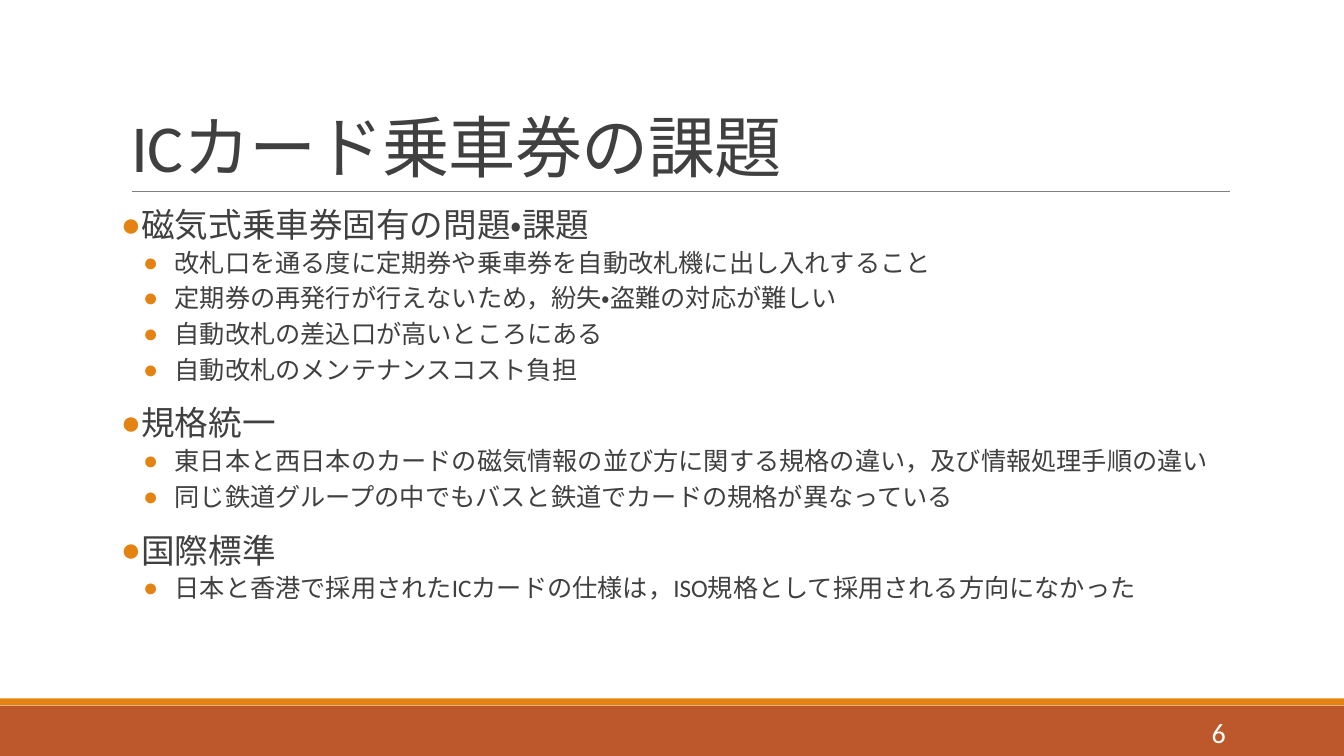
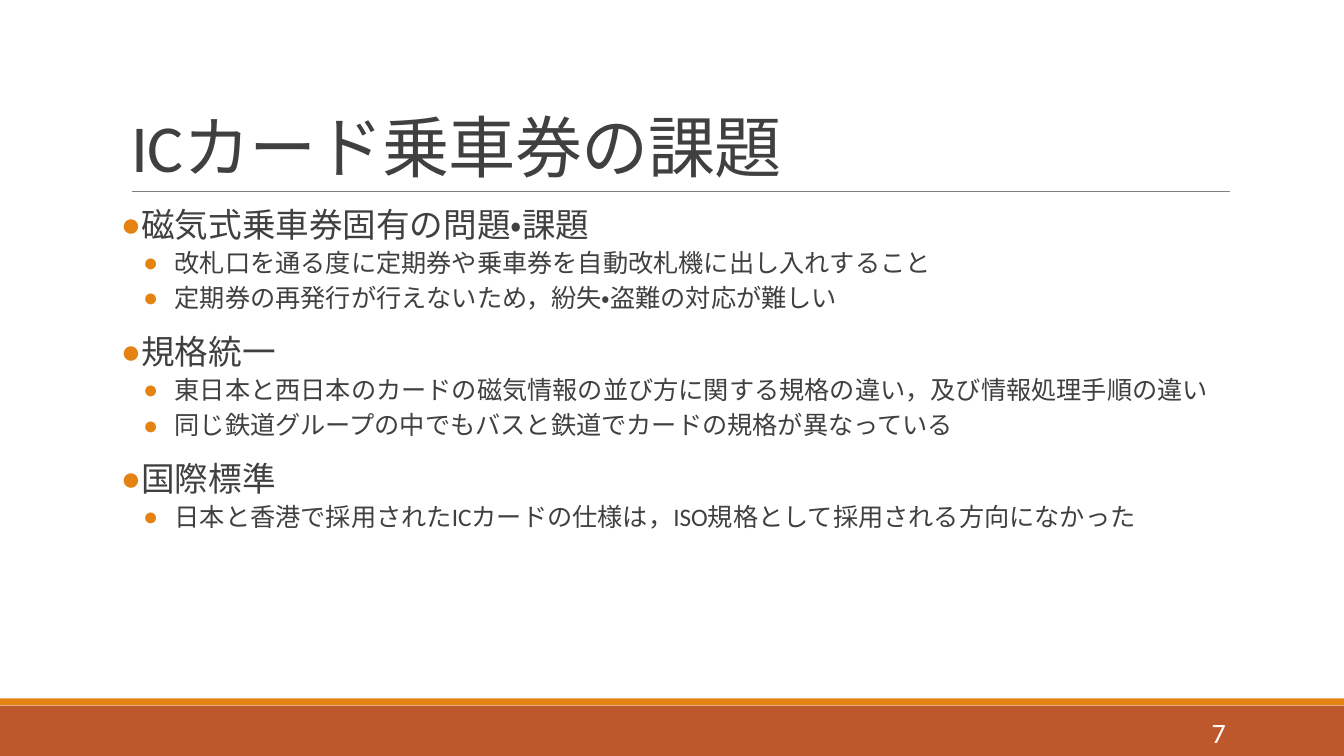
Before and after one commit to horiuchi-lab-teamA/horiuchi-lab-teamA-, a slide deck: slide 7 of ゼミ1/j04/1342082.pptx (slide 6 before the commit). Drawn at 1344x756 pixels with LibreOffice and Linux fonts; fonts in the diff are those of the drawing. Boxes give left, top, right and bottom in pixels: in the first picture for what was removed or moved away, otherwise in the second. Text is boxed around its words. In the diff, an @@ line names an element or a change of style, - is before the commit and + after.

```diff
--- a/ゼミ1/j04/1342082.pptx
+++ b/ゼミ1/j04/1342082.pptx
@@ text at (x1=175, y1=322, x2=603, y2=381): paragraphs removed @@
-  ● 自動改札の差込口が高いところにある
-  ● 自動改札のメンテナンスコスト負担
@@ page number at (x1=1212, y1=725, x2=1226, y2=743): text changed @@
-6
+7
```
Also in this commit, not shown: 4 other slides changed, 4 slides removed, 3 other files.
